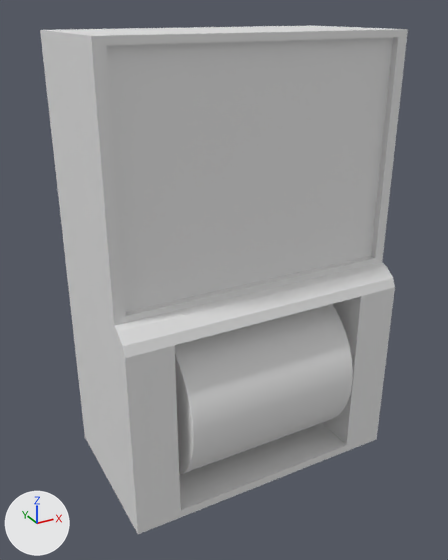
The Blender file Assets/Models/Wheel/Wheel.blend: old version first, new version second.
Before and after are seen from a 50 mm camera at (-3.14, -5.46, 3.88) aimed at (-0.13, 0.03, 1.14). Arrows for +X, +Y and +Z are at lower left; the lights stay in place.
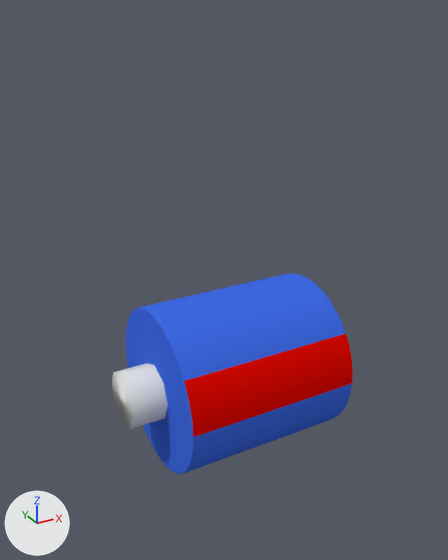
What changed in the scene script:
```text
Add mat_material_002:
    mat_material_002 = diffuse_material('Material.002')
    mat_material_002.base_color = (0.8, 0.00276, 0.0)  # red #e70900
Add mat_material_001:
    mat_material_001 = diffuse_material('Material.001')
    mat_material_001.base_color = (0.0502, 0.148, 0.8)  # blue #3f6be7
Change me_cylinder:
    where me_cylinder.from_pydata(...)  # 72 vertices, 80 faces; spans x -0.95..0.95, y -1.0..1.0, z -1.0..1.0
    used by ob_cylinder; location = (0.0, 0.0, 0.0); rotation_euler = (0.0, 1.571, 0.0), in degrees (0, 90, 0)
    me_cylinder part 1: 76 of the faces centred in x -0.95..0.95, y -0.9..0.9, z -1.0..1.0 switch from no material to mat_material_001 (blue #3f6be7)
    me_cylinder part 2: all 4 faces centred in x -0.29, y -0.9, z -0.99..0.99 switch from no material to mat_material_002 (red #e70900)
Change ob_cube:
    add ob_cube.hide_set(True)  # its collection is switched off
```

Changed parts and their boxes (x1, y1, x2, y2) in the pictures (448 x 560 px):
'Cube', hidden: before (40, 26, 408, 534)
part 1 of me_cylinder, recoloured (grey to blue): (175, 304, 352, 474) in both
part 2 of me_cylinder, recoloured (grey to red): (184, 334, 353, 437) in both
'Cylinder.001', unchanged, uncovered by the edit: after (112, 363, 168, 429)
